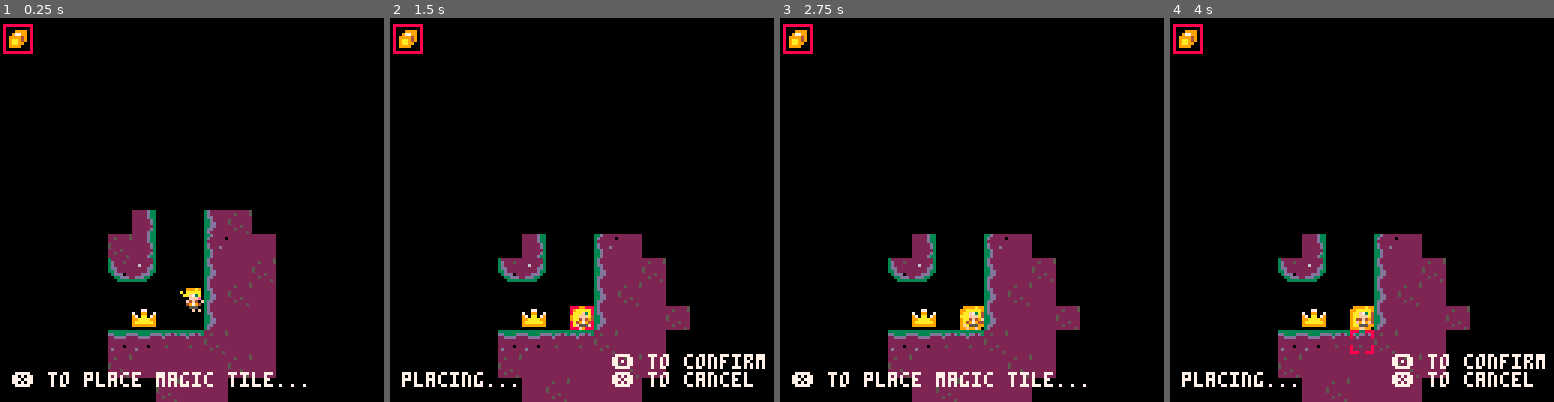
Above: before the commit, frames 1-4 (left to right).
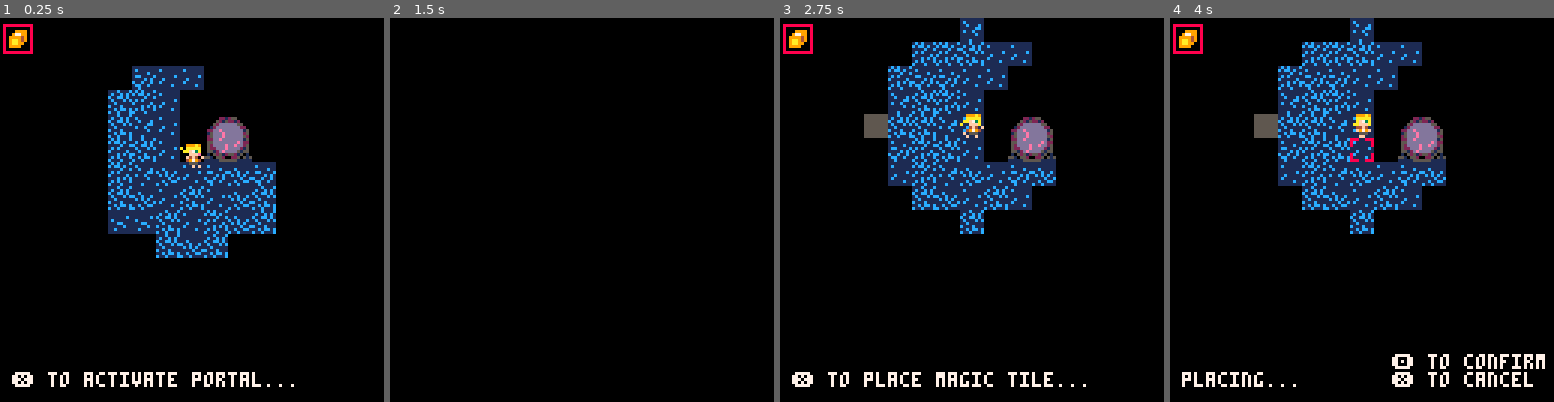
Above: after the commit, the same moments.

Repository: WilsonZheng0327/into-the-abyss
Game: PICO-8 cartridge depth.p8
Two runs of this game, one before a commit and one after it. Both use one fixed random seed, a clock stepped at 60 frames per second and the inputs below.
Inputs:
- Up to frame 1 (0.25 s): no input
- Up to frame 2 (1.5 s): tap X (X key) at 0.33, 1.07 s; tap O (Z key) at 0.7 s
- Up to frame 3 (2.75 s): hold Right 1.6-2.1 s; tap O (Z key) at 1.7, 2.1, 2.5 s; tap X (X key) at 1.85 s; hold Up 2.15-2.42 s; hold Right from 2.47 s (still down)
- Up to frame 4 (4 s): tap O (Z key) at 2.9, 3.3, 3.7 s; tap X (X key) at 2.97 s; release Right at 3.03 s; hold Left 3.08-3.58 s; hold Down 3.63-3.97 s

The runs differ from the first frame. In frame 1, 28% of the frame differs, in the area x 23-80%, y 12-100%; in frame 2, 15%; in frame 3, 29%; in frame 4, 29%, in the area x 21-79%, y 0-100%.

Commit message:
started layer 3

Diff:
--- a/depth.p8
+++ b/depth.p8
@@ -78,14 +78,14 @@
 00000000000000000000000000000000000000000000000000000000000000000000000000000000000000000000000000000000000000000000000000000000
 00000000000000000000000000000000000000000000000000000000000000000000000000000000000000000000000000000000000000000000000000000000
 00000000000000000000000000000000000000000000000000000000000000000000000000000000000000000000000000000000000000000000000000000000
-00000000000000000000000000000000000000000000000000000000000000000000000000000000000000000000000000000000000000000000000000000000
-00000000000000000000000000000000000000000000000000000000000000000000000000000000000000000000000000000000000000000000000000000000
-00000000000000000000000000000000000000000000000000000000000000000000000000000000000000000000000000000000000000000000000000000000
-00000000000000000000000000000000000000000000000000000000000000000000000000000000000000000000000000000000000000000000000000000000
-00000000000000000000000000000000000000000000000000000000000000000000000000000000000000000000000000000000000000000000000000000000
-00000000000000000000000000000000000000000000000000000000000000000000000000000000000000000000000000000000000000000000000000000000
-00000000000000000000000000000000000000000000000000000000000000000000000000000000000000000000000000000000000000000000000000000000
-00000000000000000000000000000000000000000000000000000000000000000000000000000000000000000000000000000000000000000000000000000000
+1c1c111c111c111c1111111111111111111111111111111111111111ccc1cccc0000000000000000ccccccccc115111cc115111c00cccc00c000000c00555500
+c1cc1c111c11c1c11c111111111111111c1111111c11111111111111ccc1cccccc000000000000ccccc5ccccc1c5c11cc115111c0cc0ccc0c000000c05555550
+1111c11cc11cc1c111111c1111c1111111c111c111111111111111c111111111c70000000000007ccc1511ccc1c5c11cc115111c0c0000c0c000000c55555555
+1c1c11111c111c1c1cc1111cc11c11c111111cc1111111c11c1111111ccccc1c0070000000000700c115111cc115111cc115111cc000000cc000000c55656555
+c11111c111c111111111c1c11c1c1c111c11c11111c11111111cc1111ccccc1c0007000000007000c115111cc115111cc115111cc000000cc000000c55565555
+111c1c1cc111c111c11c11c11111c11c11111c111c11111111111c11111111110000700000070000c115111cc115111cc115111cc000000cc000000c55656555
+1c1c111c11c1cc1c1cc11c1111c11cc11111111111111c1111c11111ccc1cccc0111111001111110c115111cc115111cc115111cc000000cc000000c05555550
+c111c111c11c111c11c11111c11c1111111c11111111111111111111ccc1cccc1166661111666611c115111cc115111cc115111cc000000cc000000c00555500
 3454455304f455503333033333335333033533333333533333333333333333333d222222222222d300033333333330000dddddd0222222225552525255555555
 34f5454304f5454053533335333335355553333303553330dd3dd2d3dd3333dd3d22222222d22dd30033ddd22ddd3300ddd222dd222222225522252255555555
 34f545530445f5553535335353333553335333350033530022d2222222dddd223dd2222222222d3303ddd222222ddd30dd2ddd2d222222225555525252552525
@@ -102,23 +102,29 @@
 004f54550454555005035333333353300003335333353000d2222ddd222ddd2233d222222222222303ddd022222ddd3000000000222252225255252525255555
 000f454504455500333335333335505300003533335300003d2dd333ddd333dd33d22222222222d30033ddd22ddd330000000000225222225555555522522255
 000f55550444540033333353335335330000033335300000333333333333333333d2222222222d33000333333333300000000000222222525555555525252555
+11111111000000000000000000000000000000000000000000000000000000000000000000000000000000000000000000000000000000000000000000000000
+111cc111000000000000000000000000000000000000000000000000000000000000000000000000000000000000000000000000000000000000000000000000
+11cccc11000000000000000000000000000000000000000000000000000000000000000000000000000000000000000000000000000000000000000000000000
+1cc66cc1000000000000000000000000000000000000000000000000000000000000000000000000000000000000000000000000000000000000000000000000
+1c6556c1000000000000000000000000000000000000000000000000000000000000000000000000000000000000000000000000000000000000000000000000
+1c6556c1000000000000000000000000000000000000000000000000000000000000000000000000000000000000000000000000000000000000000000000000
 __gff__
 0000000000000000000000000000000000000004040700030000000000000000404040400000000000000000000000004040404000000000000000000000000003030303030303030303030303030303030303030303030303030303030303030000000000000303030300030303030300000000000000000303000003030303
-0000000000000000000000000000000000000000000000000000000000000000030003030300030303030303830303030000030303030303030303030003030300000000000000000000000000000000000000000000000000000000000000000000000000000000000000000000000000000000000000000000000000000000
+000000000000000000000000000000000303030303030303000000000000000b030003030300030303030303830303030000030303030303030303030003030300000000000000000000000000000000000000000000000000000000000000000000000000000000000000000000000000000000000000000000000000000000
 __map__
-4d5b525051534900000000000000000000000000000000000000000000000000000000000048515a7c7d5e7f6f6f6f7f6f7d5b49000000000000000000000000444c6f00000000000000000000000000000000000000000000000000000000000000000000000000000000000000000000000000000000000000000000000000
-5d550000000000000057000000000046476400000000000000000000000000000000000000626248525a7e7c5e7c6f6f7d5b4962000000000000000000000000545c6f00000000000000000000000000000000000000000000000000000000000000000000000000000000000000000000000000000000000000000000000000
-4d55000060610000006200000000594a4b425800000000000046470065630000000000000062620062485351535a5f5e5b4962620000000000000000005966434a4c6f00000000000000000000000000000000000000000000000000000000000000000000000000000000000000000000000000000000000000000000000000
-6d4e42477071650000000000000000485249000000000064464a4b414243470000000000006262006200006262485152490062000000000059470000006262485a6c6f00000000000000000000000000000000000000000000000000000000000000000000000000000000000000000000000000000000000000000000000000
-7f6f6d4b42414047006364630000006200620000000000464a7e6e7e7e6e4b470000000000620000620000626200000000000000000000006269000000620062447c6f00000000002223000000000000000000000000000000000000000000000000000000000000000000000000000000000000000000000000000000000000
-6f6f6f6d6e6e6e4b434042405800000000620000000000447e6e5b5351525a4500000000000000000000006200464700000000000000000062620000000046434a4c6f00000000003233000000000000000000000000000000000000000000000000000000000000000000000000000000000001010100000000000000000000
-6f7f6f6f5d6e6e6e5b51504962000000006200000000464a6e6e55626363485158000000000000000068000000484b434347000000000000626200000000485a6e5c7f00000000434343000000000000000000000000000000000000000000000000000000000000000000000000000000000101000000000000000000000000
-6f6f6f6f5d6e5b534962620062000000000000000000546e7e7e5562686463656300000000000000594900000062485a7e4b4347000000006262000000006248505a7c00000000000000000000000000000000000000000000000000000000000000000000000000000000000000000000010100000000000000000000000000
-7d5e7c7d6e5b496200626200000000000000000064464a6e5b51556244434342470000000000000062620000006262485a6e7e5500000000626200000000620000444c00000000000000000000000000000000000000000000000000000000000000000000000000000000000000000001010000000000000000000000000000
-5d7e5b5053496262006262000000006800000000464a5b5249626700546c6d4e4b470000000000006200000000626200447e6e4b434700006262000000464241434a4c00000000000000000000000000000000000000000000000000000000000000000000000000000000000000000001000000000000000000000000000000
-4d5b496200000000006200000000465500000063445b496262626700547c7d5e7e4b4700000000000000000000626200546e6e7e6e55000062000000464a7e4e4f4e6c00000000000000000000000000000000000000000000000000000000000000000000000000000000000000000001000000000000000000000000000000
-4d450062000000000062000000004849000000464a4900620062690048525a4c6d4e4b41470000000000000000626200485a6e6e6e4b4700620000464a7e6c7d7c6f6f00000000000000000000000000000000000000000000000000000000000000000000000000000000000000000101000000000000000000000000000000
-5d5500620059580000000000000062620000005445620046470000006200444c7f6f6d7e4b434241470000000062000000446e7e6e6e5500000000544c4e6c6d7f6f7f00000000000000000000000000000000000000000000000000000000000000000000000000000000000000000100000000000000000000000000000000
+4d5b525051534900000000000000000000000000000000000000000000000000000000000048515a7c7d5e7f6f6f6f7f6f7d5b49000000000000000000000000444c6f6f6f9195919494919696949596969497979797979797979797979797979797979797979797979797979797979797979797979797979797979797979797
+5d550000000000000057000000000046476400000000000000000000000000000000000000626248525a7e7c5e7c6f6f7d5b4962000000000000000000000000545c6f6f6f9290909195959500000000959797979797970000c000c0c00000000000000000970000000000000000000000000000000000000000000000000000
+4d55000060610000006200000000594a4b425800000000000046470065630000000000000062620062485351535a5f5e5b4962620000000000000000005966434a4c6f7f6f9092929595000000000000009f0000009a000000000000000000000097979700970000000000000000000000000000000000000000000000000000
+6d4e42477071650000000000000000485249000000000064464a4b414243470000000000006262006200006262485152490062000000000059470000006262485a6c6f6f6f9491909500000000000000009f0000009c000000000000000000000097c09700970000000000000000000000000000000000000000000000000000
+7f6f6d4b42414047006364630000006200620000000000464a7e6e7e7e6e4b470000000000620000620000626200000000000000000000006269000000620062447c6f6f6f9191949500222300000000009f0000009b000000000000000000000097009700970000000000000000000000000000000000000000000000000000
+6f6f6f6d6e6e6e4b434042405800000000620000000000447e6e5b5351525a4500000000000000000000006200464700000000000000000062620000000046434a4c6f7f6f9290919500323300000000009f0098009c000000000000000000000097000000970000000000000000000000000001010100000000000000000000
+6f7f6f6f5d6e6e6e5b51504962000000006200000000464a6e6e55626363485158000000000000000068000000484b434347000000000000626200000000485a6e5c7f6f6f9590949395929392969696969797979797979700000000000000000097009797970000000000000000000000000101000000000000000000000000
+6f6f6f6f5d6e5b534962620062000000000000000000546e7e7e5562686463656300000000000000594900000062485a7e4b4347000000006262000000006248505a7c6f6f9691939591959391959395959597979797979797979797979797000097000000000000000000000000000000010100000000000000000000000000
+7d5e7c7d6e5b496200626200000000000000000064464a6e5b51556244434342470000000000000062620000006262485a6e7e5500000000626200000000620000444c7f6f9196969195909391919695919596979797979797979797979797acac97979797979797979700000000000001010000000000000000000000000000
+5d7e5b5053496262006262000000006800000000464a5b5249626700546c6d4e4b470000000000006200000000626200447e6e4b434700006262000000464241434a4c6f7f9591959193919590959195959596979797979797979797979797979797979797979797979700000000000001000000000000000000000000000000
+4d5b496200000000006200000000465500000063445b496262626700547c7d5e7e4b4700000000000000000000626200546e6e7e6e55000062000000464a7e4e4f4e6c6f6f0000000000000000000000000000000000000000000000000000000000000000000000000000000000000001000000000000000000000000000000
+4d450062000000000062000000004849000000464a4900620062690048525a4c6d4e4b41470000000000000000626200485a6e6e6e4b4700620000464a7e6c7d7c6f6f7f6f0000000000000000000000000000000000000000000000000000000000000000000000000000000000000101000000000000000000000000000000
+5d5500620059580000000000000062620000005445620046470000006200444c7f6f6d7e4b434241470000000062000000446e7e6e6e5500000000544c4e6c6d7f6f7f6f6f0000000000000000000000000000000000000000000000000000000000000000000000000000000000000100000000000000000000000000000000
 4d55000000620000000000000000620057000054496200544b42470062464a4c7f6f6f4e4e4e4e4e4b4147000000000000546e7e6e6e4b47000000444c6f6f6f6f6f6f00000000000000000000000000000000000000000000000000000000000000000000000000000000000000000100000000000000000000000000000000
 4d45000000620000000000000000620062000069006200446e6e4b43424a7e4c6f7f6f6f7f6f6f6f6d4e4e4043414042434a6e4e4f4f7e550000464a5c6f6f6f6f6f7f00000000000000000000000000000000000000000000000000000000000000000000000000000000000000000100000000000000000000000000000000
 4d55000000620000000000000000000062000000000000447e4f4e4f4e4f4e6c6f6f6f6f6f6f7f6f6f7f6f6d4e4f4e4f4e4e6c7f6f6f4d550000446c6c6f6f6f6f6f6f00000000000000000000000000000000000000000000000000000000000000000000000000000000000000000100000000000000000000000000000000
@@ -129,7 +135,7 @@
 afafafafafafafafafafafafafafafafafafafafafafafafbdb7bb0000bab7b7b7bdadadbda90000b000acac0000000000babdadadbf4d55000000444c6f6f6f6f6f0000000000000000000000000000000000000000000000000000000000000000000000000000000000000001010101000001010101010000000000000000
 adbdadadbdadadadadadbdadbdadadadadbdbdadbdadbdb7bb000000000000acacbab7b7b7bb0000b1000000000000000000babdadbf4d55000000444c7f6f7f6f6f0000000000000000000000000000000000000000000000000000000000000000000000000000000000000000000101000001000000010100000000000000
 adadbdadbdb7b7b7b7b7b7b7b7b7bdadbdadadadbdb7bbb1acac00000000acacac00b100a1000000a100000000acacac000000babdbf6d55000000444c7f6f6f6f6f0000000000000000000000000000000000000000000000000000000000000000000000000000000000000000000001000001000000000100000000000000
-bdadadbdbb0000000000b1000000bab7b7b7b7b7bb0000a1acacac000000acac0000a100b0000000b00000000000acacac000000babdaf790000464a4c6f7f6f6f6f0000000000000000000000000000000000000000000000000000000000000000000000000000000000000000000001000001000000000100000000000000
+bdadadbdbb0000000000b1000000bab7b7b7b7b7bb0000a1acacac000000ac000000a100b0000000b00000000000acacac000000babdaf790000464a4c6f7f6f6f6f0000000000000000000000000000000000000000000000000000000000000000000000000000000000000000000001000001000000000100000000000000
 adadbdbb000000000000a100000000000000a100000000b000acac000000ac000000b000a1000000b0000000000000000000000000a8bdb90000444f6c6f6f6f01000000000000000000000000000000000000000000000000000000000000000000000000000100000000000000000001010101000000000100000000000000
 bdadb900202100000000b000000000000000b000000000a1000000000000000000b2a0b3b000b2b3b1b2b300000000000000000000a8ada9000078afaf6f6f6f01000000000000000000000000000000000000000000000000000000000000000000000000010100000000000000000101010101010101000100000000000000
 adada9003031000000b2a0b3000000000000b100000000b0000000000000000000a2a4a3b0b4a4a4a0a4a4b5000000000000000000a8adb90000a8bdadbf6f6f01000000000000000000000000000000000000000000000000000000000000000000000001010000000000000000000100000000000001010101010000000000
--- a/magic_tile.lua
+++ b/magic_tile.lua
@@ -49,21 +49,34 @@
     if player.holding_tile and btnp(🅾️) then
         -- check placement not on player or map tile
         local orig_sp=mget(magic_cursor.x/8,magic_cursor.y/8)
-        if not fget(orig_sp,0)
-        and not fget(orig_sp,1) then
+
+        if (not fget(orig_sp,0) and not fget(orig_sp,1)) or fget(orig_sp,3) then
             -- reset original magic tile location (if exists)
             if magic_tile.placed then
                 mset(magic_tile.x,magic_tile.y,magic_tile.orig_sp)
-                original_map[magic_tile.x][magic_tile.y]=magic_tile.orig_sp --for fog
+                if not fget(orig_sp,3) then
+                    original_map[magic_tile.x][magic_tile.y]=magic_tile.orig_sp --for fog
+                else -- breakable tiles
+                    original_map[magic_tile.x][magic_tile.y]=16
+                end
             end
+
             -- place new magic tile
             magic_tile.x=magic_cursor.x/8
             magic_tile.y=magic_cursor.y/8
             player.holding_tile=false
             magic_tile.placed=true
-            magic_tile.orig_sp=orig_sp
+
+            if fget(mget(magic_tile.x,magic_tile.y),3) then
+                magic_tile.orig_sp=16
+            else magic_tile.orig_sp=orig_sp end
+
             mset(magic_tile.x,magic_tile.y,magic_tile.sp)
             original_map[magic_tile.x][magic_tile.y]=magic_tile.sp --for fog
+
+            if fget(mget(magic_tile.x,magic_tile.y),3) then
+                -- play sound effect?
+            end
         end
     end
 end
--- a/main.lua
+++ b/main.lua
@@ -3,8 +3,8 @@
 
     player = {
         sp = 2,
-        x=32, y=8,
-        x=57*8,y=27*8,
+        -- x=32, y=8,
+        x=73*8,y=3*8,
         w=8,
         h=8,
         flp=false, --flipped
